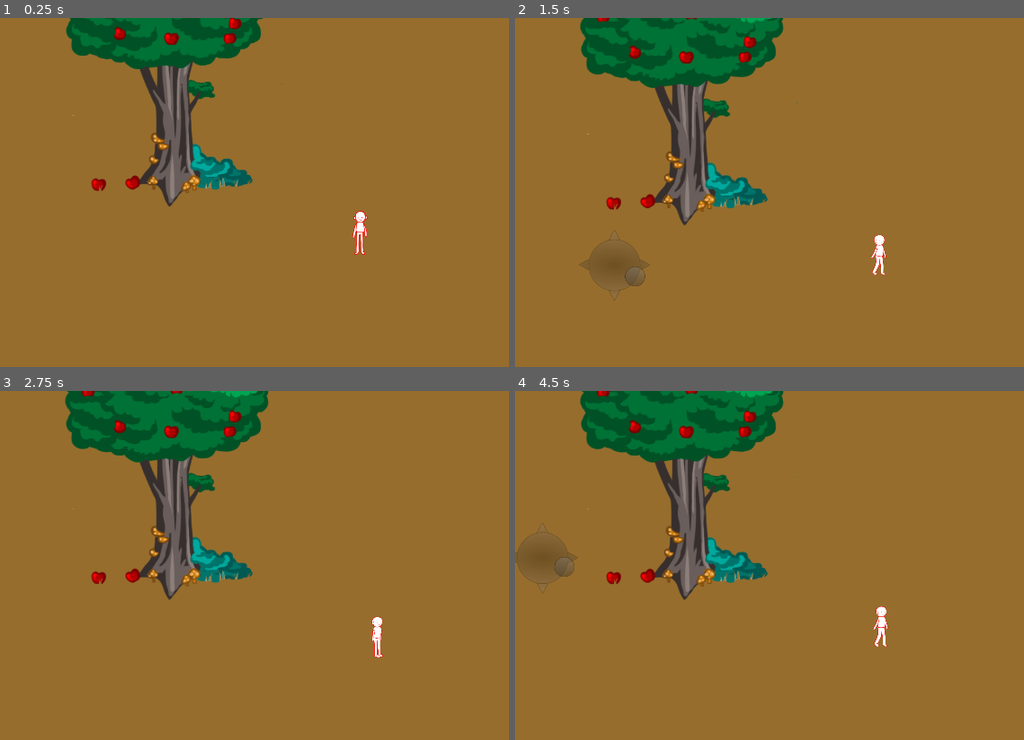
Above: before the commit, frames 1-4 (two rows, left to right).
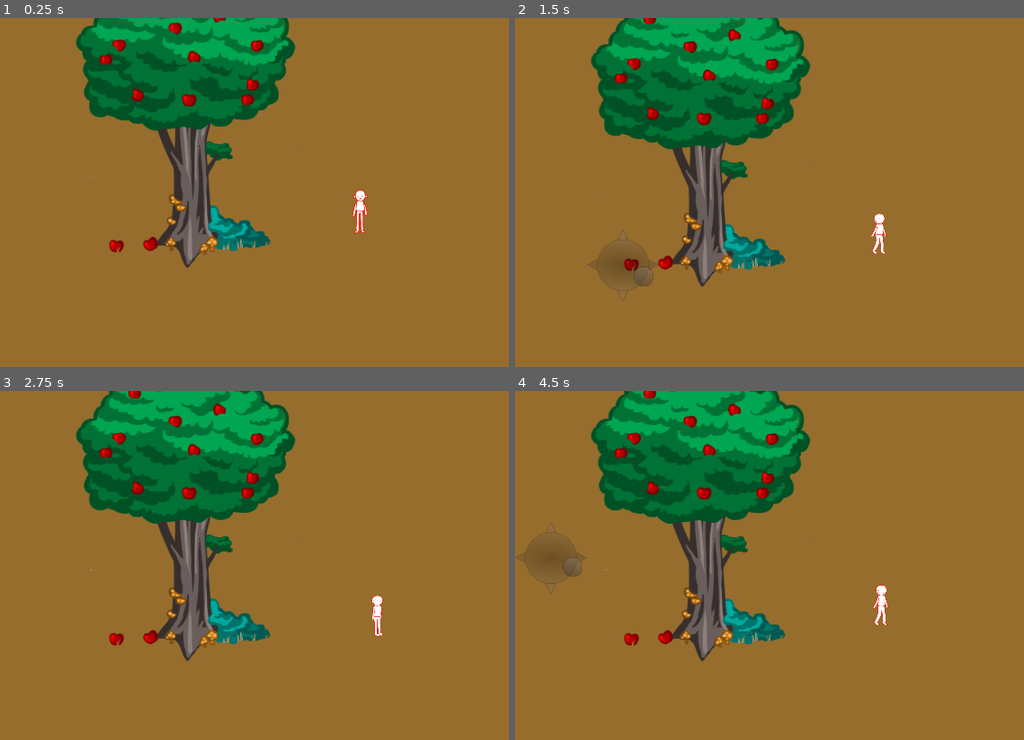
Above: after the commit, the same moments.

Repository: ArtronicsGame/Heroes
Game: Godot game, scene res://Scenes/Panel.tscn
Same seed, same stepped clock (60 frames per second), same inputs: the game is played once before the commit and once after it.
Inputs (mouse positions are in pixels of both pictures, inside the frame that each line leads up to):
- Up to frame 1 (0.25 s): no input
- Up to frame 2 (1.5 s): move the mouse to (outside the picture) at 0.52 s; click (outside the picture) at 0.67 s; drag from (728, 241) to (840, 300) at 1.27 s
- Up to frame 3 (2.75 s): move the mouse to (432, 502) at 2.02 s; click (432, 502) at 2.17 s
- Up to frame 4 (4.5 s): tap Enter at 2.75 s; drag from (840, 673) to (657, 530) at 2.77 s; move the mouse to (outside the picture) at 3.52 s; click (outside the picture) at 3.67 s; tap Space at 4.25 s; drag from (657, 530) to (876, 624) at 4.27 s

The runs differ from the first frame. In frame 1, 17% of the frame differs, in the area x 12-73%, y 0-72%; in frame 2, 18%; in frame 3, 18%; in frame 4, 19%, in the area x 0-74%, y 0-78%.

Commit message:
YSort Added

Diff:
--- a/Scenes/MasterPlayer.tscn
+++ b/Scenes/MasterPlayer.tscn
@@ -5,7 +5,16 @@
 [node name="Area2D" instance=ExtResource( 1 )]
 _sections_unfolded = [ "Script", "Transform", "Z Index" ]
 
+[node name="AnimatedSprite" parent="." index="0"]
+z_as_relative = false
+_sections_unfolded = [ "Transform", "Z Index" ]
+
+[node name="CollisionShape2D" parent="." index="1"]
+z_as_relative = false
+_sections_unfolded = [ "Transform", "Z Index" ]
+
 [node name="Camera2D" type="Camera2D" parent="." index="2"]
+z_as_relative = false
 anchor_mode = 1
 rotating = false
 current = true
@@ -28,4 +37,4 @@
 editor_draw_screen = true
 editor_draw_limits = true
 editor_draw_drag_margin = true
-_sections_unfolded = [ "Editor", "Transform" ]
+_sections_unfolded = [ "Editor", "Transform", "Z Index" ]
--- a/Scenes/Panel.tscn
+++ b/Scenes/Panel.tscn
@@ -2,9 +2,9 @@
 
 [ext_resource path="res://Scripts/Root.gd" type="Script" id=1]
 [ext_resource path="res://Sprits/tree.png" type="Texture" id=2]
-[ext_resource path="res://Scenes/JoyStick.tscn" type="PackedScene" id=3]
-[ext_resource path="res://Scenes/UDPConnection.tscn" type="PackedScene" id=4]
-[ext_resource path="res://Scenes/MasterPlayer.tscn" type="PackedScene" id=5]
+[ext_resource path="res://Scenes/MasterPlayer.tscn" type="PackedScene" id=3]
+[ext_resource path="res://Scenes/JoyStick.tscn" type="PackedScene" id=4]
+[ext_resource path="res://Scenes/UDPConnection.tscn" type="PackedScene" id=5]
 [ext_resource path="res://Scenes/Logic.tscn" type="PackedScene" id=6]
 
 [node name="Root" type="Node2D" index="0"]
@@ -16,26 +16,32 @@
 "_edit_vertical_guides_": [ 512.0 ]
 }
 
-[node name="Tree" type="Sprite" parent="." index="0"]
-position = Vector2( 344, -316 )
+[node name="YSort" type="YSort" parent="." index="0"]
+sort_enabled = true
+_sections_unfolded = [ "Sort", "Transform", "Z Index" ]
+
+[node name="Tree" type="Sprite" parent="YSort" index="0"]
+position = Vector2( 338.623, 22.7256 )
+texture = ExtResource( 2 )
+centered = false
+offset = Vector2( -281.018, -552.726 )
+_sections_unfolded = [ "Offset", "Region", "Transform", "Z Index" ]
+
+[node name="Player" parent="YSort" index="1" instance=ExtResource( 3 )]
 z_index = 1
-texture = ExtResource( 2 )
-_sections_unfolded = [ "Z Index" ]
+_sections_unfolded = [ "Material", "Script", "Transform", "Z Index" ]
 
-[node name="JoyStickBack" parent="." index="1" instance=ExtResource( 3 )]
+[node name="JoyStickBack" parent="." index="1" instance=ExtResource( 4 )]
 visible = false
 scale = Vector2( 0.7, 0.7 )
-z_index = -1
+z_index = 4096
 _sections_unfolded = [ "Transform", "Z Index" ]
 
-[node name="UDPConnention" parent="." index="2" instance=ExtResource( 4 )]
+[node name="UDPConnention" parent="." index="2" instance=ExtResource( 5 )]
 
-[node name="Player" parent="." index="3" instance=ExtResource( 5 )]
-position = Vector2( 680, 0 )
+[node name="Logic" parent="." index="3" instance=ExtResource( 6 )]
 
-[node name="Logic" parent="." index="4" instance=ExtResource( 6 )]
-
-[connection signal="on_joyStick_changed" from="JoyStickBack" to="Player" method="move"]
+[connection signal="position_changed" from="YSort/Player" to="UDPConnention" method="_on_Player_position_changed"]
+[connection signal="on_joyStick_changed" from="JoyStickBack" to="YSort/Player" method="move"]
 [connection signal="on_message_received" from="UDPConnention" to="Logic" method="_on_message"]
-[connection signal="position_changed" from="Player" to="UDPConnention" method="_on_Player_position_changed"]
 [connection signal="change_pos" from="Logic" to="." method="_on_Logic_change_pos"]
--- a/Scenes/SlavePlayer.tscn
+++ b/Scenes/SlavePlayer.tscn
@@ -18,30 +18,30 @@
 [ext_resource path="res://Characters/dummy/South/Walking/Frame 2.png" type="Texture" id=16]
 [ext_resource path="res://Characters/dummy/South/Walking/Frame 3.png" type="Texture" id=17]
 [ext_resource path="res://Characters/dummy/South/Walking/Frame 4.png" type="Texture" id=18]
-[ext_resource path="res://Characters/dummy/Standing/up-left.png" type="Texture" id=19]
-[ext_resource path="res://Characters/dummy/Standing/down-left.png" type="Texture" id=20]
-[ext_resource path="res://Characters/dummy/Standing/left.png" type="Texture" id=21]
-[ext_resource path="res://Characters/dummy/Standing/down-right.png" type="Texture" id=22]
-[ext_resource path="res://Characters/dummy/Standing/up-right.png" type="Texture" id=23]
-[ext_resource path="res://Characters/dummy/North West/Walking/NorthEast Frame 1.png" type="Texture" id=24]
-[ext_resource path="res://Characters/dummy/North West/Walking/NorthEast Frame 2.png" type="Texture" id=25]
-[ext_resource path="res://Characters/dummy/North West/Walking/NorthEast Frame 3.png" type="Texture" id=26]
-[ext_resource path="res://Characters/dummy/North West/Walking/NorthEast Frame 4.png" type="Texture" id=27]
-[ext_resource path="res://Characters/dummy/Standing/up.png" type="Texture" id=28]
-[ext_resource path="res://Characters/dummy/South West/Walking/1.png" type="Texture" id=29]
-[ext_resource path="res://Characters/dummy/South West/Walking/2.png" type="Texture" id=30]
-[ext_resource path="res://Characters/dummy/South West/Walking/3.png" type="Texture" id=31]
-[ext_resource path="res://Characters/dummy/South West/Walking/4.png" type="Texture" id=32]
-[ext_resource path="res://Characters/dummy/South West/Walking/5.png" type="Texture" id=33]
-[ext_resource path="res://Characters/dummy/South East/Walking/1.png" type="Texture" id=34]
-[ext_resource path="res://Characters/dummy/South East/Walking/2.png" type="Texture" id=35]
-[ext_resource path="res://Characters/dummy/South East/Walking/3.png" type="Texture" id=36]
-[ext_resource path="res://Characters/dummy/South East/Walking/4.png" type="Texture" id=37]
-[ext_resource path="res://Characters/dummy/South East/Walking/5.png" type="Texture" id=38]
-[ext_resource path="res://Characters/dummy/North East/Walking/NorthWest Frame 1.png" type="Texture" id=39]
-[ext_resource path="res://Characters/dummy/North East/Walking/NorthWest Frame 2.png" type="Texture" id=40]
-[ext_resource path="res://Characters/dummy/North East/Walking/NorthWest Frame 3.png" type="Texture" id=41]
-[ext_resource path="res://Characters/dummy/North East/Walking/NorthWest Frame 4.png" type="Texture" id=42]
+[ext_resource path="res://Characters/dummy/North East/Walking/NorthWest Frame 1.png" type="Texture" id=19]
+[ext_resource path="res://Characters/dummy/North East/Walking/NorthWest Frame 2.png" type="Texture" id=20]
+[ext_resource path="res://Characters/dummy/North East/Walking/NorthWest Frame 3.png" type="Texture" id=21]
+[ext_resource path="res://Characters/dummy/North East/Walking/NorthWest Frame 4.png" type="Texture" id=22]
+[ext_resource path="res://Characters/dummy/Standing/left.png" type="Texture" id=23]
+[ext_resource path="res://Characters/dummy/Standing/up.png" type="Texture" id=24]
+[ext_resource path="res://Characters/dummy/South East/Walking/1.png" type="Texture" id=25]
+[ext_resource path="res://Characters/dummy/South East/Walking/2.png" type="Texture" id=26]
+[ext_resource path="res://Characters/dummy/South East/Walking/3.png" type="Texture" id=27]
+[ext_resource path="res://Characters/dummy/South East/Walking/4.png" type="Texture" id=28]
+[ext_resource path="res://Characters/dummy/South East/Walking/5.png" type="Texture" id=29]
+[ext_resource path="res://Characters/dummy/Standing/up-right.png" type="Texture" id=30]
+[ext_resource path="res://Characters/dummy/Standing/down-left.png" type="Texture" id=31]
+[ext_resource path="res://Characters/dummy/Standing/down-right.png" type="Texture" id=32]
+[ext_resource path="res://Characters/dummy/North West/Walking/NorthEast Frame 1.png" type="Texture" id=33]
+[ext_resource path="res://Characters/dummy/North West/Walking/NorthEast Frame 2.png" type="Texture" id=34]
+[ext_resource path="res://Characters/dummy/North West/Walking/NorthEast Frame 3.png" type="Texture" id=35]
+[ext_resource path="res://Characters/dummy/North West/Walking/NorthEast Frame 4.png" type="Texture" id=36]
+[ext_resource path="res://Characters/dummy/South West/Walking/1.png" type="Texture" id=37]
+[ext_resource path="res://Characters/dummy/South West/Walking/2.png" type="Texture" id=38]
+[ext_resource path="res://Characters/dummy/South West/Walking/3.png" type="Texture" id=39]
+[ext_resource path="res://Characters/dummy/South West/Walking/4.png" type="Texture" id=40]
+[ext_resource path="res://Characters/dummy/South West/Walking/5.png" type="Texture" id=41]
+[ext_resource path="res://Characters/dummy/Standing/up-left.png" type="Texture" id=42]
 [ext_resource path="res://Characters/dummy/Standing/right.png" type="Texture" id=43]
 
 [sub_resource type="SpriteFrames" id=1]
@@ -72,55 +72,55 @@
 "name": "down",
 "speed": 8.0
 }, {
-"frames": [ ExtResource( 19 ) ],
+"frames": [ ExtResource( 19 ), ExtResource( 20 ), ExtResource( 21 ), ExtResource( 22 ) ],
 "loop": true,
-"name": "up-left-stand",
+"name": "up-right",
+"speed": 8.0
+}, {
+"frames": [ ExtResource( 23 ) ],
+"loop": true,
+"name": "left-stand",
 "speed": 5.0
 }, {
-"frames": [ ExtResource( 20 ) ],
+"frames": [ ExtResource( 24 ) ],
+"loop": true,
+"name": "up-stand",
+"speed": 5.0
+}, {
+"frames": [ ExtResource( 25 ), ExtResource( 26 ), ExtResource( 27 ), ExtResource( 28 ), ExtResource( 29 ) ],
+"loop": true,
+"name": "down-right",
+"speed": 10.0
+}, {
+"frames": [ ExtResource( 30 ) ],
+"loop": true,
+"name": "up-right-stand",
+"speed": 5.0
+}, {
+"frames": [ ExtResource( 31 ) ],
 "loop": true,
 "name": "down-left-stand",
 "speed": 5.0
 }, {
-"frames": [ ExtResource( 21 ) ],
-"loop": true,
-"name": "left-stand",
-"speed": 5.0
-}, {
-"frames": [ ExtResource( 22 ) ],
+"frames": [ ExtResource( 32 ) ],
 "loop": true,
 "name": "down-right-stand",
 "speed": 5.0
 }, {
-"frames": [ ExtResource( 23 ) ],
-"loop": true,
-"name": "up-right-stand",
-"speed": 5.0
-}, {
-"frames": [ ExtResource( 24 ), ExtResource( 25 ), ExtResource( 26 ), ExtResource( 27 ) ],
+"frames": [ ExtResource( 33 ), ExtResource( 34 ), ExtResource( 35 ), ExtResource( 36 ) ],
 "loop": true,
 "name": "up-left",
 "speed": 8.0
 }, {
-"frames": [ ExtResource( 28 ) ],
-"loop": true,
-"name": "up-stand",
-"speed": 5.0
-}, {
-"frames": [ ExtResource( 29 ), ExtResource( 30 ), ExtResource( 31 ), ExtResource( 32 ), ExtResource( 33 ) ],
+"frames": [ ExtResource( 37 ), ExtResource( 38 ), ExtResource( 39 ), ExtResource( 40 ), ExtResource( 41 ) ],
 "loop": true,
 "name": "down-left",
 "speed": 10.0
 }, {
-"frames": [ ExtResource( 34 ), ExtResource( 35 ), ExtResource( 36 ), ExtResource( 37 ), ExtResource( 38 ) ],
+"frames": [ ExtResource( 42 ) ],
 "loop": true,
-"name": "down-right",
-"speed": 10.0
-}, {
-"frames": [ ExtResource( 39 ), ExtResource( 40 ), ExtResource( 41 ), ExtResource( 42 ) ],
-"loop": true,
-"name": "up-right",
-"speed": 8.0
+"name": "up-left-stand",
+"speed": 5.0
 }, {
 "frames": [ ExtResource( 43 ) ],
 "loop": true,
@@ -148,11 +148,14 @@
 speed = 100
 
 [node name="AnimatedSprite" type="AnimatedSprite" parent="." index="0"]
+position = Vector2( 0.447327, -0.0726166 )
 scale = Vector2( 0.5, 0.5 )
 frames = SubResource( 1 )
 animation = "down-stand"
+offset = Vector2( -0.894653, -75.8548 )
 _sections_unfolded = [ "Transform" ]
 
 [node name="CollisionShape2D" type="CollisionShape2D" parent="." index="1"]
+position = Vector2( 0, -38 )
 scale = Vector2( 1.88914, 2.16603 )
 shape = SubResource( 2 )
--- a/Scripts/Root.gd
+++ b/Scripts/Root.gd
@@ -13,3 +13,9 @@
 		newPlayer.set_name(id)
 		add_child(newPlayer)
 		get_node(id).position = newPos
+
+func _ready():
+	set_process(true)
+
+func _process(delta):
+	pass
